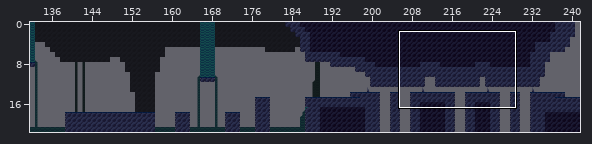
Two versions of a level (Tiled map, tiled/levels/styx_level.tmx). Above: a wide view before the commit, with the close-up outlined.
Close-up. First the earlier version:
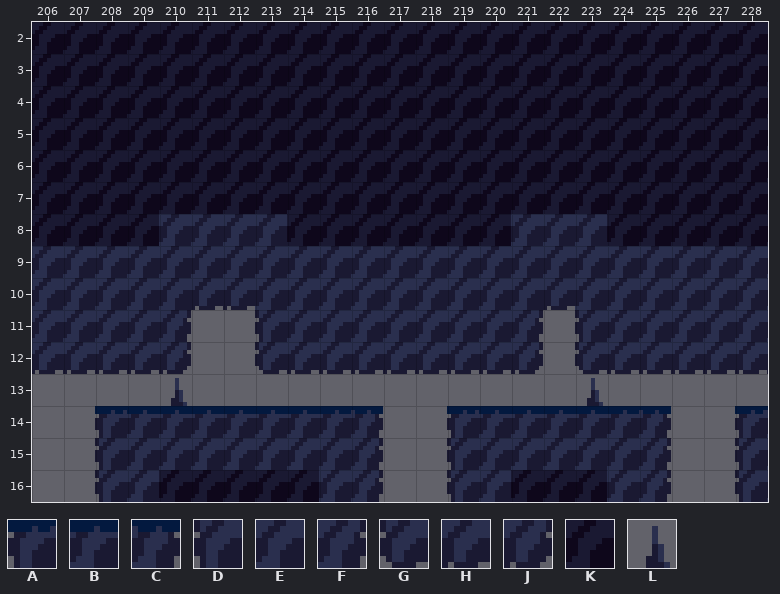
Cells are 8x8 px. Shown: x 206..228, y 2..16. The commit also changed other parts of the map, which this record leaves out. The old version is drawn lined up with the new one.
Key: from "GameJamSpriteSheet": A 0 "wall", B 1 "wall", C 2 "wall", D 40 "wall", E 41 "wall", F 42 "wall", G 80 "wall", H 81 "wall", J 82 "wall", K 160, L 202.
_ is an empty cell.
Layers that did not change in this view are not listed.
Layer "Collision" before, first column x 206:
 2 KKKKKKKKKKKKKKKKKKKKKKK
 3 KKKKKKKKKKKKKKKKKKKKKKK
 4 KKKKKKKKKKKKKKKKKKKKKKK
 5 KKKKKKKKKKKKKKKKKKKKKKK
 6 KKKKKKKKKKKKKKKKKKKKKKK
 7 KKKKKKKKKKKKKKKKKKKKKKK
 8 KKKKEEEEKKKKKKKEEEKKKKK
 9 EEEEEEEEEEEEEEEEEEEEEEE
10 EEEEEHHEEEEEEEEEHEEEEEE
11 EEEEF__DEEEEEEEF_DEEEEE
12 HHHHJ__GHHHHHHHJ_GHHHHH
13 ____L____________L_____
14 __ABBBBBBBC__ABBBBBC__A
15 __DEEEEEEEF__DEEEEEF__D
16 __DEKKKKKEF__DEKKKEF__D
Once edited:
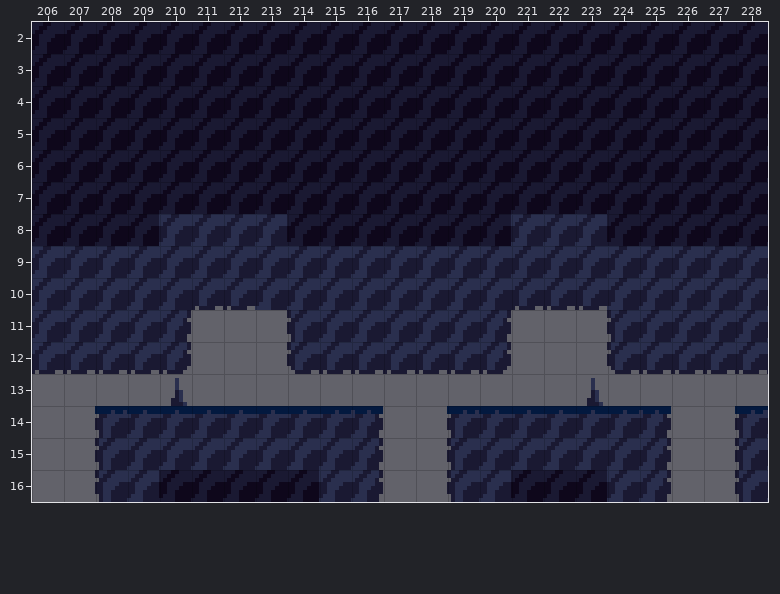
The edit:
{"change": "map size 400x22 -> 364x22 cells"}
{"where": "layer \"Collision\""}
{"y":10,"x":221,"old":"E","new":"H"}
{"y":10,"x":223,"old":"E","new":"H"}
{"y":11,"x":213,"old":"DE","new":"_D"}
{"y":11,"x":220,"old":"EF","new":"F_"}
{"y":11,"x":223,"old":"DE","new":"_D"}
{"y":12,"x":213,"old":"GH","new":"_G"}
{"y":12,"x":220,"old":"HJ","new":"J_"}
{"y":12,"x":223,"old":"GH","new":"_G"}
